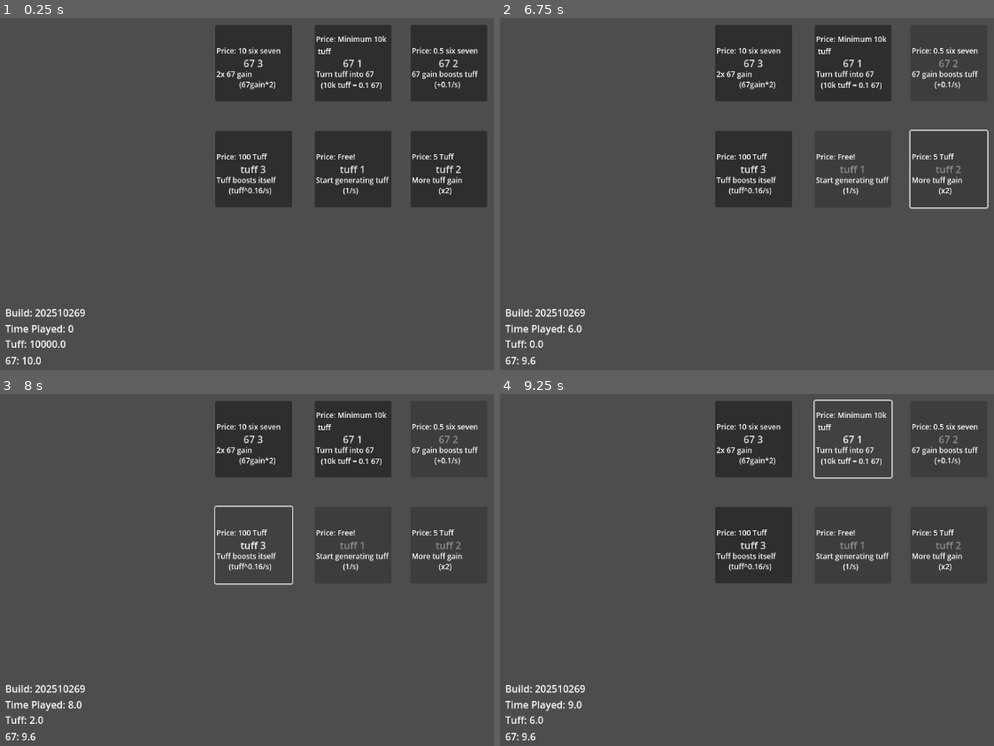
Above: before the commit, frames 1-4 (two rows, left to right).
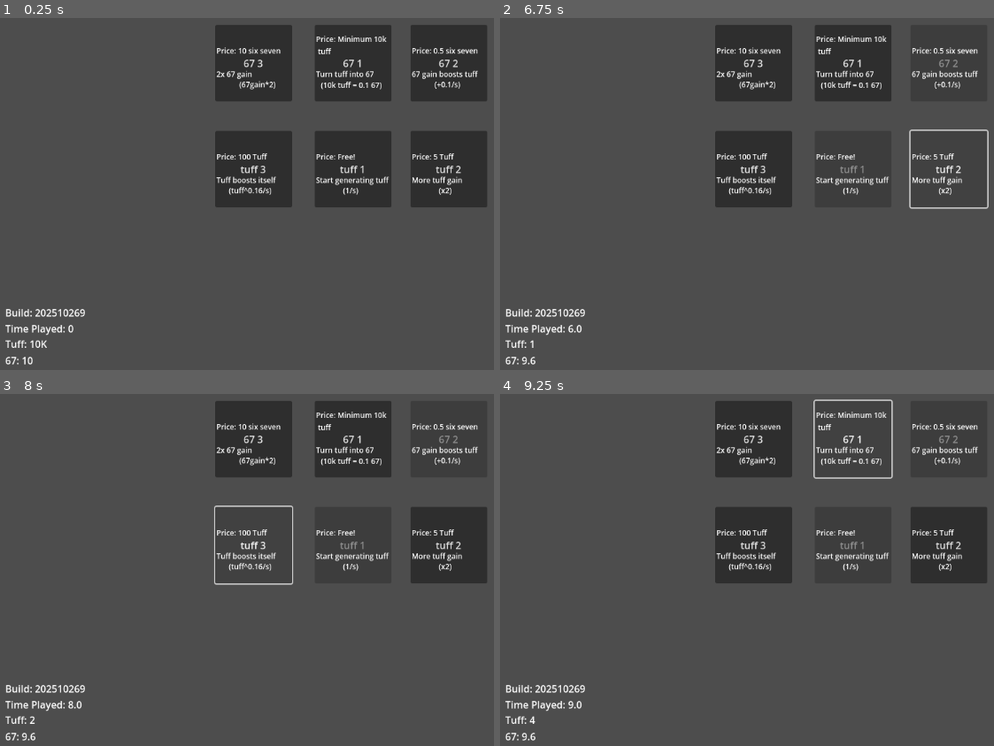
Above: after the commit, the same moments.

Repository: flumpsi/upgradetree
Game: Godot game, scene res://node_2d.tscn
The game is run twice, just before and just after one commit, with the same random seed, the same clock (stepped at 60 frames per second) and the same inputs.
Inputs:
- Up to frame 1 (0.25 s): no input
- Up to frame 2 (6.75 s): click "tuff 1" at 0.5 s; click "67 1" at 1.25 s; click "67 2" at 2 s; click "tuff 2" at 2.75 s; click "tuff 3" at 3.5 s; click "67 3" at 4.25 s; click "tuff 1" at 5 s; click "67 1" at 5.75 s; click "tuff 2" at 6.5 s
- Up to frame 3 (8 s): click "tuff 3" at 7.25 s
- Up to frame 4 (9.25 s): click "67 3" at 8 s; click "67 1" at 8.75 s

The runs differ from the first frame. In frame 1, less than 0.1% of the frame differs, in the area x 6-14%, y 91-99%; in frame 2, less than 0.1%; in frame 3, less than 0.1%; in frame 4, less than 0.1%.

Commit message:
Bug fixes, add abreviation to tuff and 67

Diff:
--- a/button.gd
+++ b/button.gd
@@ -8,8 +8,11 @@
 
 func _process(dt):
 	if get_parent().reset == true:
+		var timer = get_node("Timer")
 		firsttime = true
+		get_parent().multiplier = 1.0
 		self.disabled = false
+		timer.stop()
 
 func _on_pressed() -> void:
 	if firsttime == true:
--- a/node_2d.gd
+++ b/node_2d.gd
@@ -13,9 +13,40 @@
 func _process(dt):
 	var tuffDisplay = get_node("TuffPointDisplay") # Set variables for labels for easier access
 	var sixSevenDisplay = get_node("67PointDisplay") # same here
-	tuffDisplay.text = "Tuff: " + str(tuff) # Display text
-	sixSevenDisplay.text = "67: " + str(sixSeven) # Also display text
 	perSecondX = basePerSecondX * multiplier
+	var suffixes = ["","K","M","B","T"]
+	var i = 0
+	var num = tuff
+	while num >= 1000.0 and i < suffixes.size()-1:
+		num/=1000.0
+		i+=1
+	var textTuff = str(floor(num*100+0.5)/100)
+	if textTuff.ends_with(".0"):
+		textTuff = textTuff.substr(0,textTuff.length()-2)
+	textTuff += suffixes[i]
+	tuffDisplay.text = "Tuff: " + textTuff # Also display text
+	var i2 = 0
+	var num2 = sixSeven
+	while num2 >= 1000.0 and i2 < suffixes.size()-1:
+		num2/=1000.0
+		i2+=1
+	var textSixSeven = str(floor(num2*100+0.5)/100)
+	if textSixSeven.ends_with(".0"):
+		textSixSeven = textSixSeven.substr(0,textSixSeven.length()-2)
+	textSixSeven += suffixes[i2]
+	sixSevenDisplay.text = "67: " + textSixSeven # Display text
+
+"""func abbreviate_number(num: float) -> String:
+	var suffixes = ["", "K", "M", "B", "T"]
+	var i = 0
+	while num >= 1000 and i < suffixes.size() - 1:
+		num /= 1000.0
+		i += 1
+	num = floor(num * 100 + 0.5) / 100.0
+	if tuff.ends_with(".0"):
+		tuff = tuff.substr(0, tuff.length() - 2)
+	return tuff + suffixes[i]"""
+
 
 func _on_played_timeout() -> void:
 	var lbl = get_node("TimePlayedDisplay")
--- a/upgrade_3.gd
+++ b/upgrade_3.gd
@@ -11,6 +11,8 @@
 
 func _process(dt):
 	if get_parent().reset == true:
+		var timer = get_node("Timer")
+		timer.stop()
 		firsttime = true
 		self.disabled = false
 
